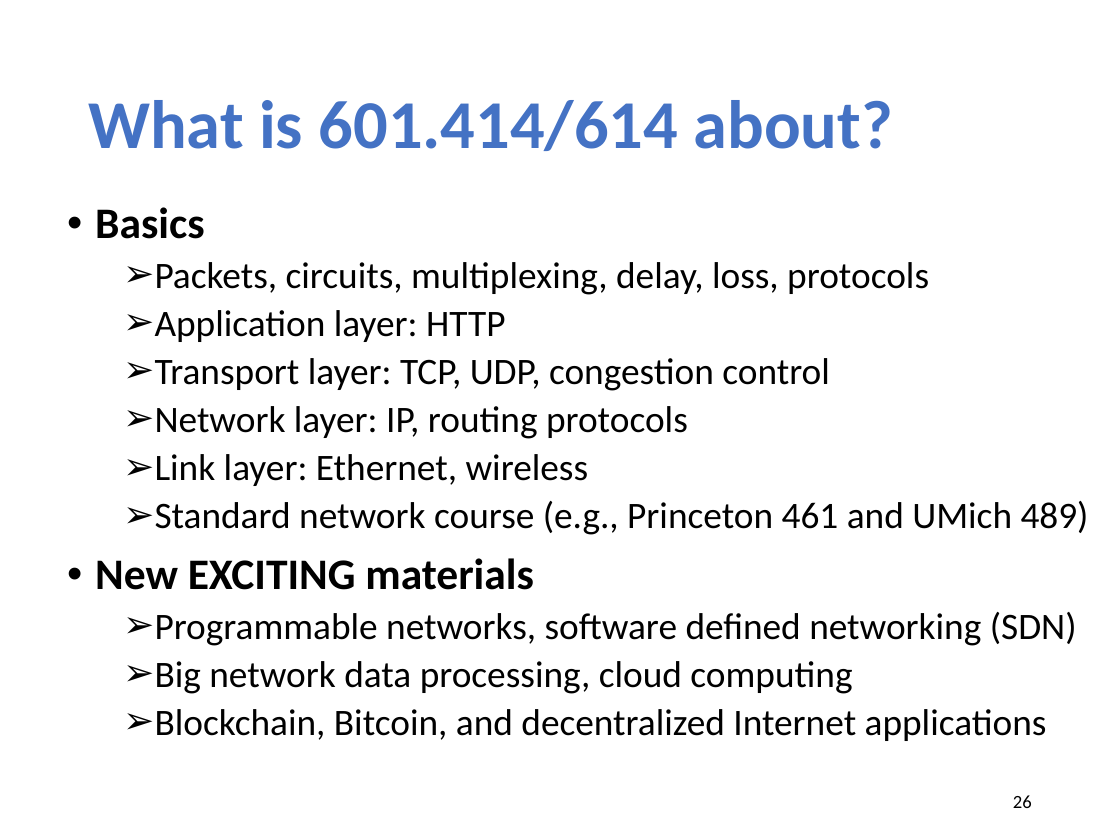
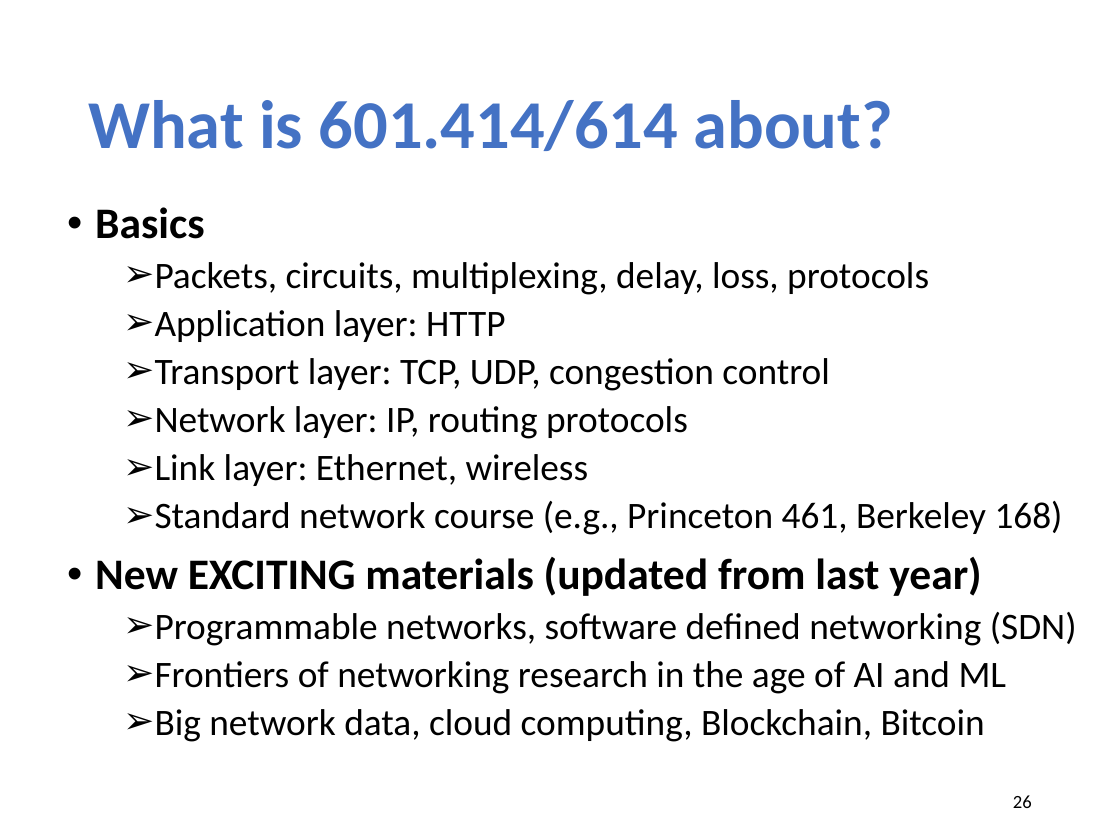
Before and after one commit to xinjin/course-net, a slide deck: slide 26 of slides/lec01_introduction.pptx. Drawn at 1120x840 pixels with LibreOffice and Linux fonts; fonts in the diff are those of the drawing. Boxes give left, top, right and bottom in pixels: in the first picture for what was removed or moved away, otherwise in the second. Text is boxed around its words. In the diff, an @@ line names an element or a change of style, - is before the commit and + after.

```diff
--- a/slides/lec01_introduction.pptx
+++ b/slides/lec01_introduction.pptx
@@ text at [95, 501, 1063, 596]: text changed @@
-  ➢ Standard network course (e.g., Princeton 461 and UMich 489)
-• New EXCITING materials
+  ➢ Standard network course (e.g., Princeton 461, Berkeley 168)
+• New EXCITING materials (updated from last year)
@@ text at [155, 661, 1007, 742]: text changed @@
-  ➢ Big network data processing, cloud computing
-  ➢ Blockchain, Bitcoin, and decentralized Internet applications
+  ➢ Frontiers of networking research in the age of AI and ML
+  ➢ Big network data, cloud computing, Blockchain, Bitcoin
```
Also in this commit, not shown: 9 other slides changed, 3 slides added, 1 other file.
